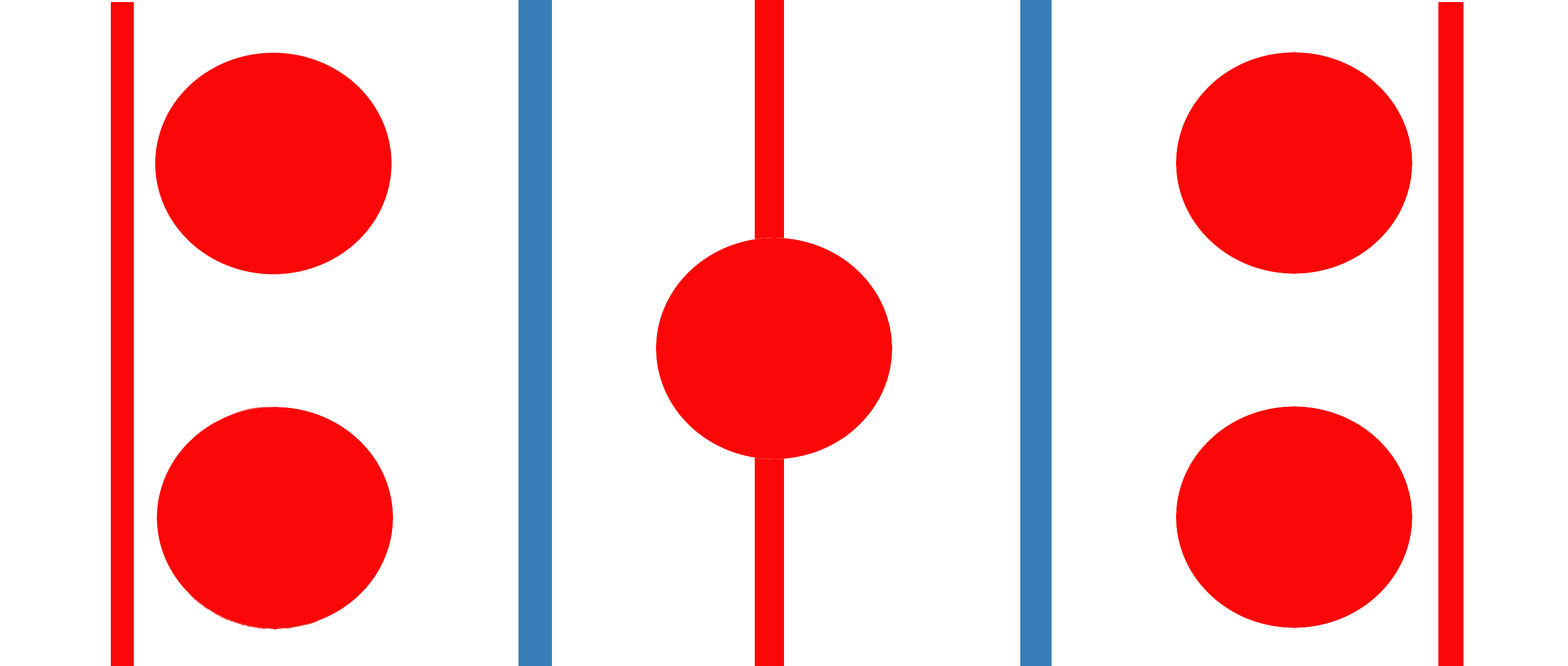
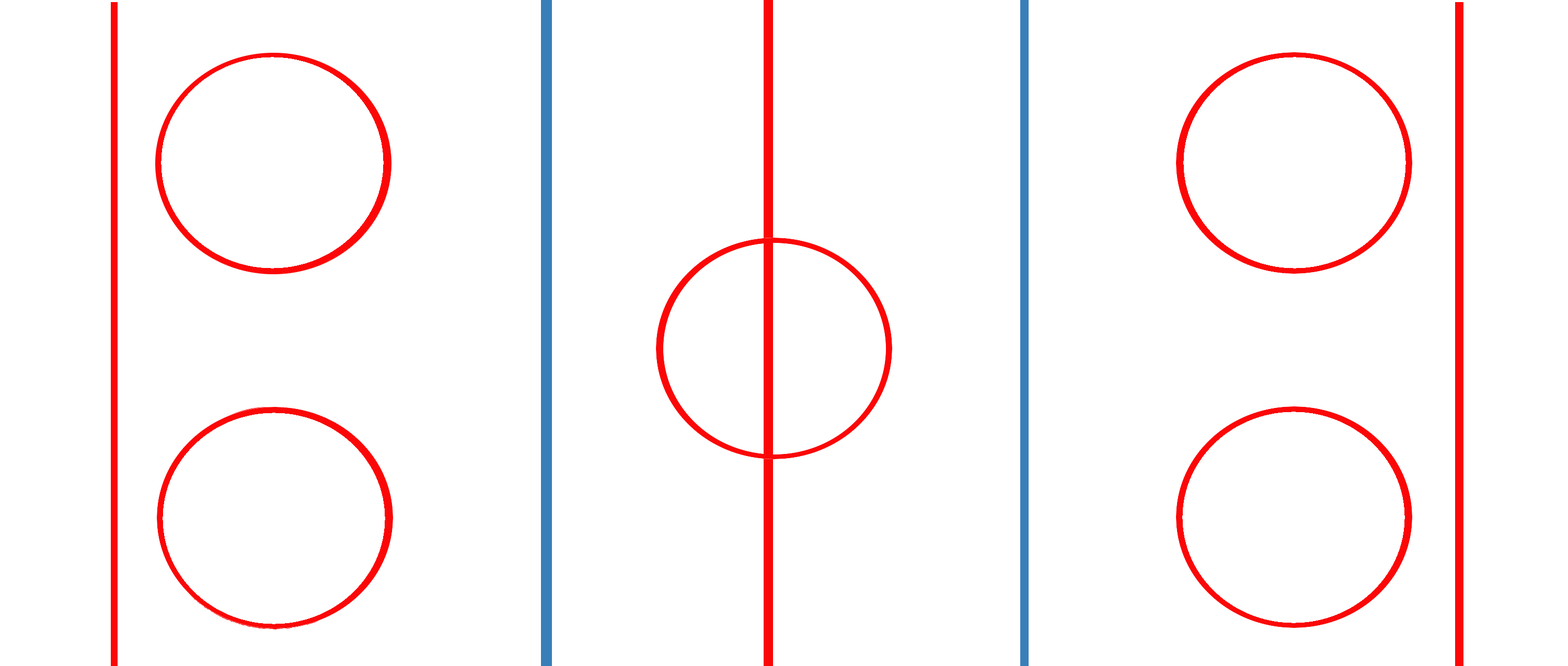
Comparing the layer stacks of the two 1568 x 666 images. Changes:
painted on "Center Circle" over 663, 243, 886, 455
painted on "Faceoff Circle 4" over 1182, 411, 1405, 624
painted on "Faceoff Circle 3" over 1177, 56, 1406, 274
painted on "Faceoff Circle 2" over 162, 407, 393, 630
painted on "Faceoff Circle 1" over 160, 56, 391, 274
painted on "Center Line" over 754, 0, 784, 666
painted on "Red Lines" over 117, 2, 1456, 666
painted on "Blue Lines" over 518, 0, 1052, 666
